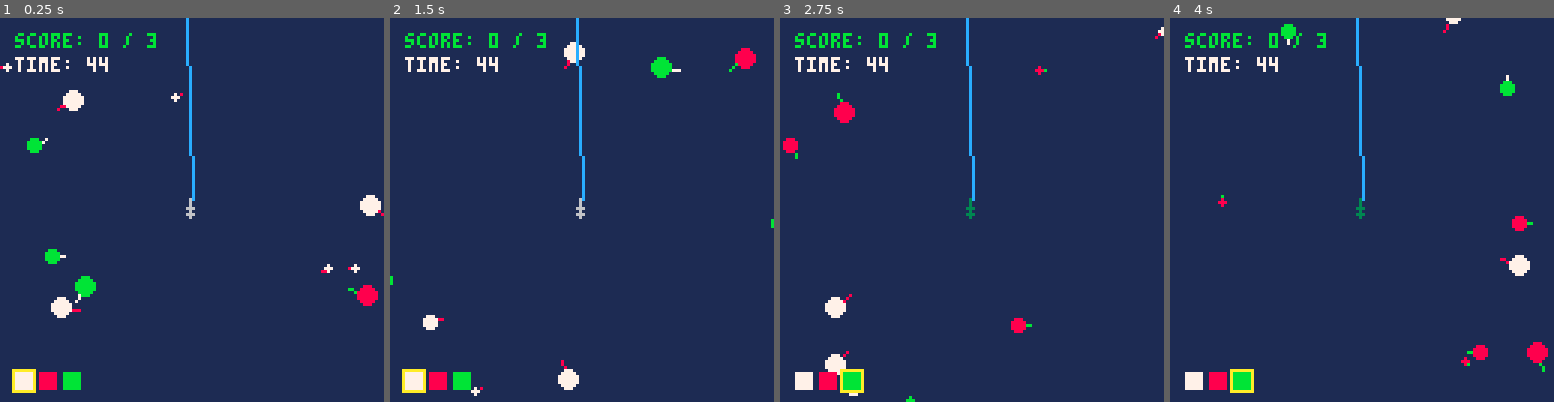
Above: before the commit, frames 1-4 (left to right).
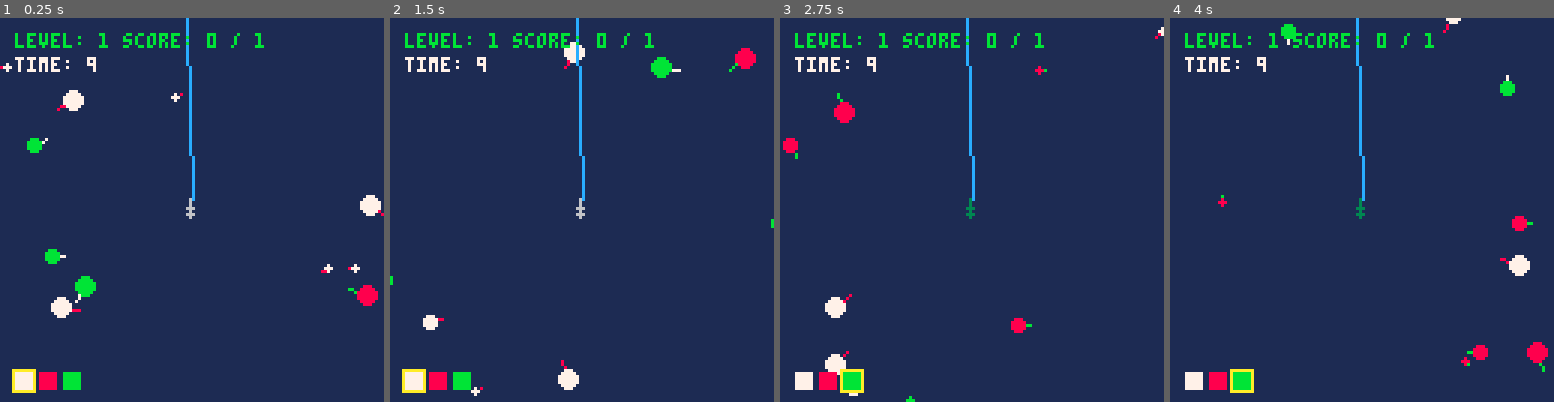
Above: after the commit, the same moments.

Repository: millwardesque/pico-fish-v2
Game: PICO-8 cartridge fish2.p8
Two runs of this game, one before a commit and one after it. Both use one fixed random seed, a clock stepped at 60 frames per second and the inputs below.
Inputs:
- Up to frame 1 (0.25 s): no input
- Up to frame 2 (1.5 s): tap O (Z key) at 0.7 s
- Up to frame 3 (2.75 s): hold Right 1.6-2.1 s; tap O (Z key) at 1.7, 2.1, 2.5 s; hold Up 2.15-2.42 s; hold Right from 2.47 s (still down)
- Up to frame 4 (4 s): tap O (Z key) at 2.9, 3.3, 3.7 s; release Right at 3.03 s; hold Left 3.08-3.58 s; hold Down 3.63-3.97 s

The runs differ from the first frame. In frame 1, 0.7% of the frame differs, in the area x 3-69%, y 3-15%; in frame 2, 0.7%; in frame 3, 0.7%; in frame 4, 0.7%.

Commit message:
Level complete screen and level cycling.

Diff:
--- a/fish2.p8
+++ b/fish2.p8
@@ -592,6 +592,8 @@
 fishes = nil
 max_fish = 10
 
+secs_per_level = 10
+
 active_lure = nil
 active_lure_index = nil
 available_lures = nil
@@ -604,10 +606,11 @@
 active_level = nil
 active_level_index = nil
 levels = {
-    level.mk(20, 12, 11, 3),
-    level.mk(20, 12, 7, 4),
-    level.mk(20, 12, 8, 5),
+    level.mk(20, 12, 11, 1),
+    level.mk(20, 12, 7, 2),
+    level.mk(20, 12, 8, 3),
 }
+levels_completed = 0
 
 
 scene = nil
@@ -706,7 +709,8 @@
                 end
 
                 if good_catch_count == active_level.target_count then
-                    next_level()
+                    state = "complete"
+                    levels_completed += 1
                 end
             else
                 bad_catch_count += 1
@@ -717,7 +721,7 @@
 end
 
 function next_level()
-    active_level_index = active_level_index + 1
+    active_level_index = (active_level_index % #levels) + 1
     active_level = levels[active_level_index]
 
     scene = {}
@@ -725,7 +729,7 @@
     cam = game_cam.mk("main-cam", 0, 0, 128, 128, 16, 16)
     add(scene, cam)
 
-    level_timer = 45 * stat(8) -- secs * target FPS
+    level_timer = secs_per_level * stat(8) -- secs * target FPS
 
     available_lures = {}
     add(available_lures, lure.mk('lure-7', 64, 64, 7))
@@ -753,11 +757,16 @@
     next_level()
 end
 
+function reset_game()
+    active_level_index = 0
+    levels_completed = 0
+    next_level()
+end
+
 function _init()
     log.debug = true
 
-    active_level_index = 0
-    next_level()
+    reset_game()
 end
 
 function _update()
@@ -795,10 +804,15 @@
         if level_timer == 0 then
             state = "gameover"
         end
+    elseif state == "complete" then
+        scene = {}
+        if btnp(4) then
+            next_level()
+        end
     elseif state == "gameover" then
         scene = {}
         if btnp(4) then
-            restart_level()
+            reset_game()
         end
     end
 end
@@ -821,7 +835,7 @@
         end
 
         color(active_level.target_colour)
-        print("score: "..good_catch_count.. " / "..active_level.target_count, 5, 5)
+        print("level: "..(levels_completed + 1).." score: "..good_catch_count.. " / "..active_level.target_count, 5, 5)
 
         color(7)
         print("time: "..flr(level_timer / stat(8)), 5, 13)
@@ -831,10 +845,15 @@
         log.log()
 
         -- @DEBUG log.log("Mem: "..(stat(0)/2048.0).."% CPU: "..(stat(1)/1.0).."%")
+    elseif state == "complete" then
+        color(7)
+        log.log("level complete!")
+        log.log("press 4 for next level")
     elseif state == "gameover" then
         color(7)
         log.log("game over!")
-        log.log("score: "..good_catch_count.." / "..active_level.target_count)
+        log.log("level score: "..good_catch_count.." / "..active_level.target_count)
+        log.log("levels completed: "..levels_completed)
         log.log("press 4 to try again")
     end
 
--- a/game.lua
+++ b/game.lua
@@ -16,6 +16,8 @@
 fishes = nil
 max_fish = 10
 
+secs_per_level = 10
+
 active_lure = nil
 active_lure_index = nil
 available_lures = nil
@@ -28,10 +30,11 @@
 active_level = nil
 active_level_index = nil
 levels = {
-    level.mk(20, 12, 11, 3),
-    level.mk(20, 12, 7, 4),
-    level.mk(20, 12, 8, 5),
+    level.mk(20, 12, 11, 1),
+    level.mk(20, 12, 7, 2),
+    level.mk(20, 12, 8, 3),
 }
+levels_completed = 0
 
 
 scene = nil
@@ -130,7 +133,8 @@
                 end
 
                 if good_catch_count == active_level.target_count then
-                    next_level()
+                    state = "complete"
+                    levels_completed += 1
                 end
             else
                 bad_catch_count += 1
@@ -141,7 +145,7 @@
 end
 
 function next_level()
-    active_level_index = active_level_index + 1
+    active_level_index = (active_level_index % #levels) + 1
     active_level = levels[active_level_index]
 
     scene = {}
@@ -149,7 +153,7 @@
     cam = game_cam.mk("main-cam", 0, 0, 128, 128, 16, 16)
     add(scene, cam)
 
-    level_timer = 45 * stat(8) -- secs * target FPS
+    level_timer = secs_per_level * stat(8) -- secs * target FPS
 
     available_lures = {}
     add(available_lures, lure.mk('lure-7', 64, 64, 7))
@@ -177,11 +181,16 @@
     next_level()
 end
 
+function reset_game()
+    active_level_index = 0
+    levels_completed = 0
+    next_level()
+end
+
 function _init()
     log.debug = true
 
-    active_level_index = 0
-    next_level()
+    reset_game()
 end
 
 function _update()
@@ -219,10 +228,15 @@
         if level_timer == 0 then
             state = "gameover"
         end
+    elseif state == "complete" then
+        scene = {}
+        if btnp(4) then
+            next_level()
+        end
     elseif state == "gameover" then
         scene = {}
         if btnp(4) then
-            restart_level()
+            reset_game()
         end
     end
 end
@@ -245,7 +259,7 @@
         end
 
         color(active_level.target_colour)
-        print("score: "..good_catch_count.. " / "..active_level.target_count, 5, 5)
+        print("level: "..(levels_completed + 1).." score: "..good_catch_count.. " / "..active_level.target_count, 5, 5)
 
         color(7)
         print("time: "..flr(level_timer / stat(8)), 5, 13)
@@ -255,10 +269,15 @@
         log.log()
 
         -- @DEBUG log.log("Mem: "..(stat(0)/2048.0).."% CPU: "..(stat(1)/1.0).."%")
+    elseif state == "complete" then
+        color(7)
+        log.log("level complete!")
+        log.log("press 4 for next level")
     elseif state == "gameover" then
         color(7)
         log.log("game over!")
-        log.log("score: "..good_catch_count.." / "..active_level.target_count)
+        log.log("level score: "..good_catch_count.." / "..active_level.target_count)
+        log.log("levels completed: "..levels_completed)
         log.log("press 4 to try again")
     end
 
Not shown, changed: plan.txt
